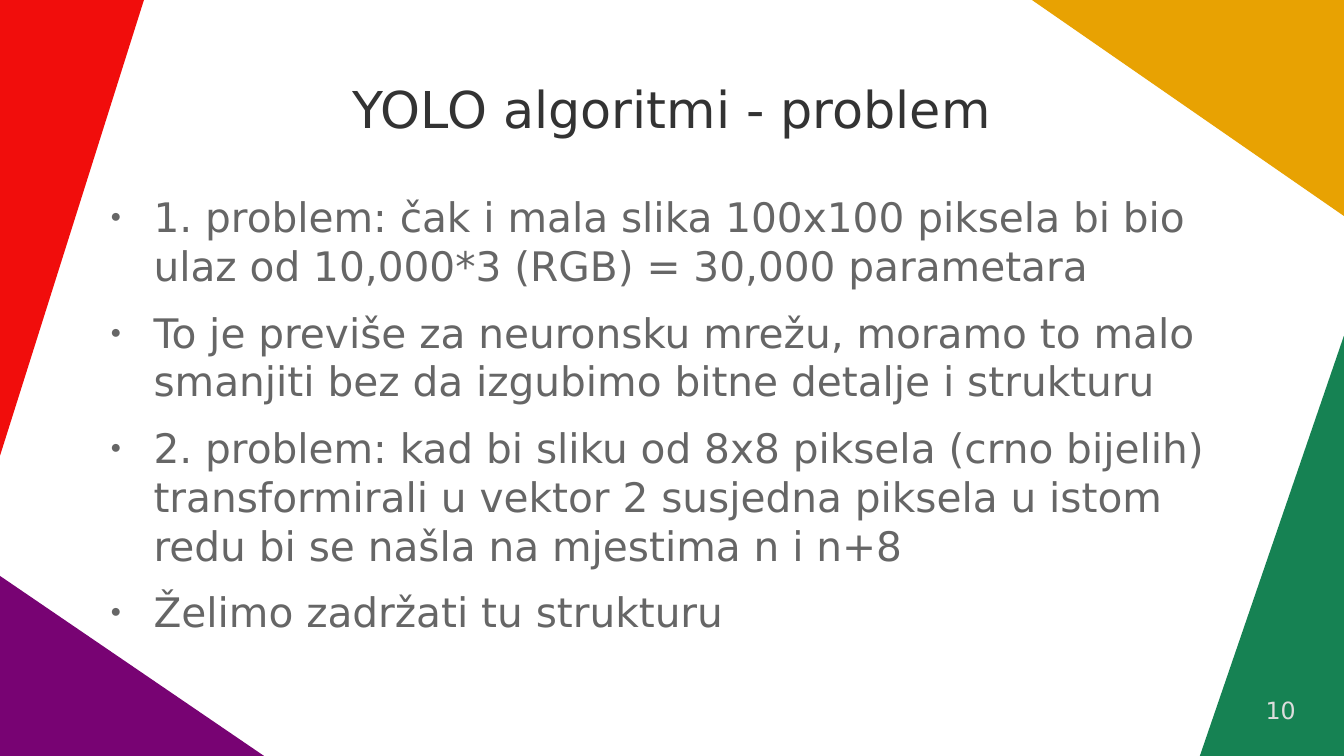
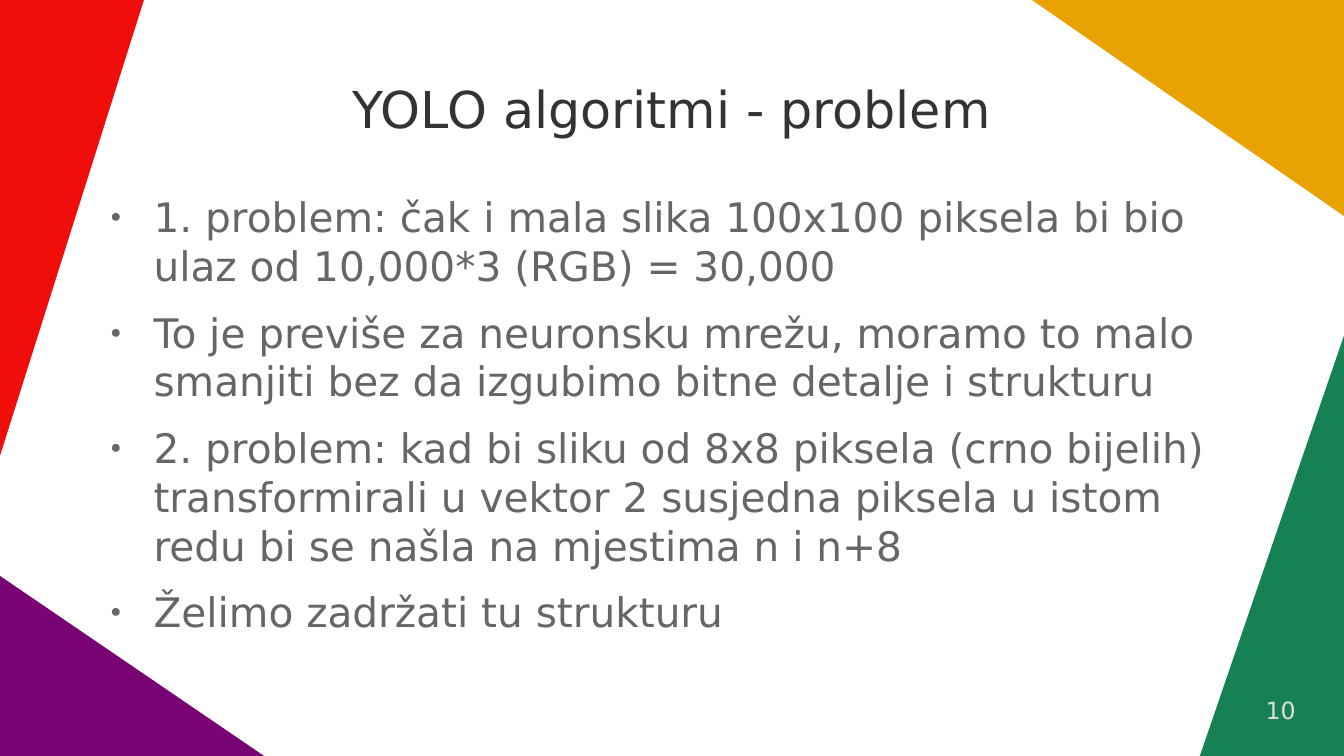
Before and after one commit to VidJoha/Seminar---CNN-i-YOLO-algoritmi, a slide deck: slide 10 of Konvolucijske neuralne mreže.odp. Drawn at 1344x756 pixels with LibreOffice and Linux fonts; fonts in the diff are those of the drawing. Boxes give left, top, right and bottom in pixels: in the first picture for what was removed or moved away, otherwise in the second. Text is boxed around its words. In the diff, an @@ line names an element or a change of style, - is before the commit and + after.

```diff
--- a/Konvolucijske neuralne mreže.odp
+++ b/Konvolucijske neuralne mreže.odp
@@ text at <box>154,199,1185,287</box>: text changed @@
-● 1. problem: čak i mala slika 100x100 piksela bi bio ulaz od 10,000*3 (RGB) = 30,000 parametara
+● 1. problem: čak i mala slika 100x100 piksela bi bio ulaz od 10,000*3 (RGB) = 30,000
```
Also in this commit, not shown: 2 other slides changed, 1 slide removed.
